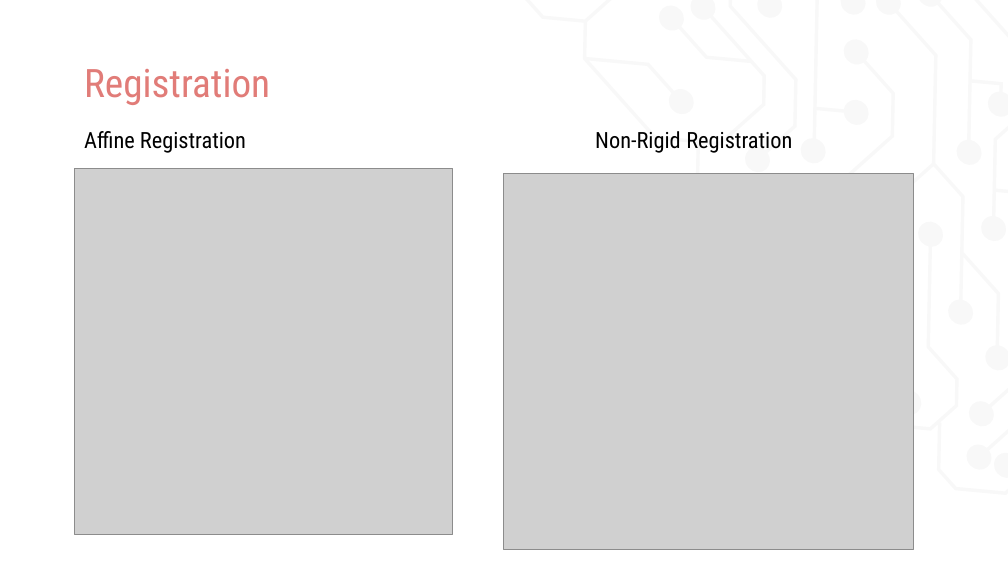
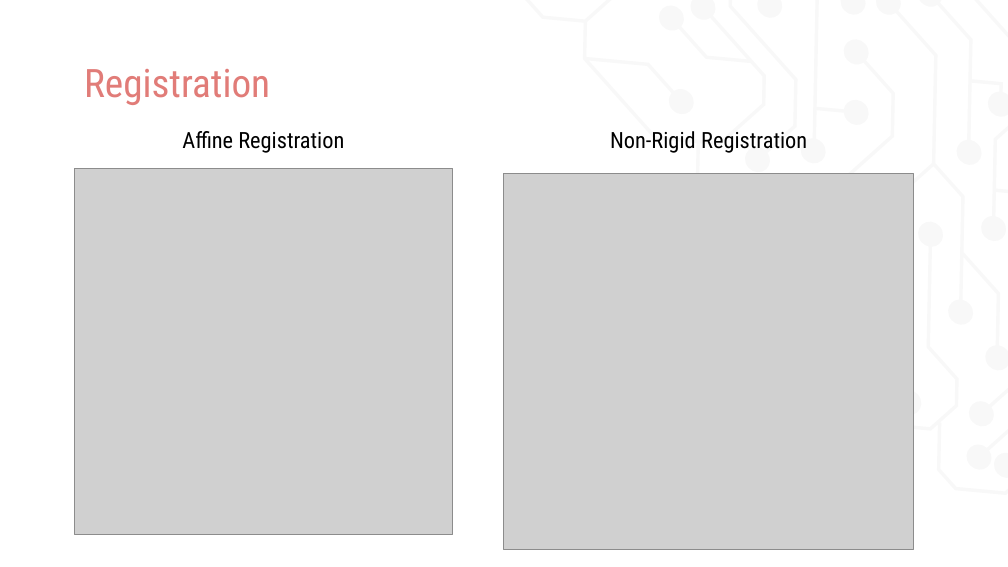
Before and after one commit to uro1012/MIALab, a slide deck: slide 7 of presentation/Presentation_valerioMollet.pptx (slide 6 before the commit). Drawn at 1008x567 pixels with LibreOffice and Linux fonts; fonts in the diff are those of the drawing; grey boxes stand for pictures. Boxes give left, top, right and bottom in pixels: in the first picture for what was removed or moved away, otherwise in the second. Text is boxed around its words. In the diff, an @@ line names an element or a change of style, - is before the commit and + after.

```diff
--- a/presentation/Presentation_valerioMollet.pptx
+++ b/presentation/Presentation_valerioMollet.pptx
@@ text "Affine Registration" at [182,131,344,153]: alignment left to centre @@
@@ text "Non-Rigid Registration" at [610,131,807,153]: alignment left to centre @@
@@ text "Non-Rigid Registration": place and size @@
-text "Non-Rigid Registration" at [595,131,792,153]
+text "Non-Rigid Registration" at [610,131,807,153]
```
Also in this commit, not shown: 2 other slides changed, 1 slide added.
